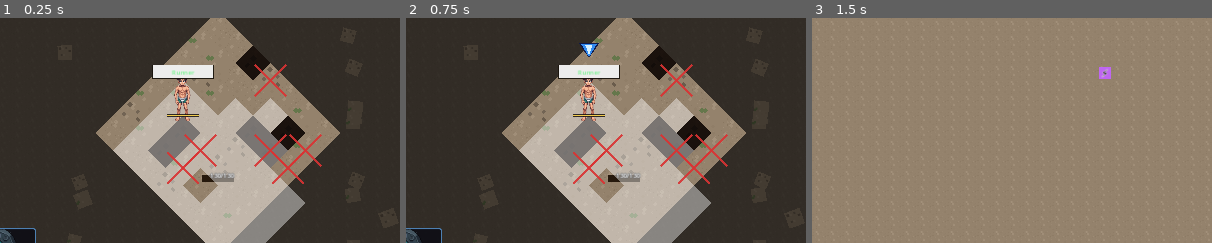
Above: before the commit, frames 1-3 (left to right).
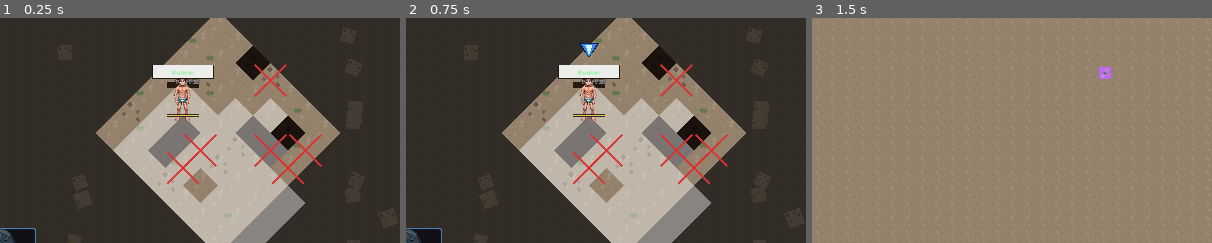
Above: after the commit, the same moments.

Repository: AhmiDarrow/FallenEarth
Game: Godot game, scene res://scenes/TacticalCombat.tscn
Two runs of this game, one before a commit and one after it. Both use one fixed random seed, a clock stepped at 60 frames per second and the inputs below. This scene is started directly instead of the project's main scene.
Inputs:
- Up to frame 1 (0.25 s): no input
- Up to frame 2 (0.75 s): click "End Turn" at 0.5 s
- Up to frame 3 (1.5 s): click "Retreat" at 1.25 s
The pictures show only the part of the screen within x 23-73%, y 24-74%; the shares and areas given below are measured in that part.

The runs differ from the first frame. In frame 1, 0.5% of the frame differs, in the area x 41-59%, y 27-73%; in frame 2, 0.5%; in frame 3, nothing differs.

Commit message:
fix(battle): v0.10.8 iso HP-bar positioning + combat popup iso coords
- CombatFeedback.setup_hp_bars: HP bars now use isometric
  positioning (iso_x, iso_y) instead of square-grid coords.
  Removed the stale half-grid offset that assumed flat layout.
- TacticalCombat._ready: CombatFeedback.position set to
  vp_center + _grid._grid_layer.position so HP bars share the
  grid's coordinate frame, aligning with the isometric cell
  centers.
- TacticalCombat._spawn_combat_popup: popups now use
  _grid.cell_to_iso() + grid_layer position instead of the
  hardcoded square-grid math (640/360 + CELL_SIZE steps).

Diff:
--- a/scripts/CombatFeedback.gd
+++ b/scripts/CombatFeedback.gd
@@ -40,13 +40,10 @@
 	add_child(_kill_label)
 
 
-func setup_hp_bars(units: Array[Dictionary], grid_size: int = 7, cell_size: float = 24.0) -> void:
+func setup_hp_bars(units: Array[Dictionary], grid_size: int = 7, cell_size: float = 56.0) -> void:
 	_grid_size = grid_size
 	_cell_size = cell_size
 	_clear_hp_bars()
-	# Match BattleGridView's _unit_layer.position = -total * 0.5 so
-	# bars align with the units' on-grid pixel positions.
-	var half: float = float(_grid_size) * _cell_size * 0.5
 	for unit in units:
 		var uid: String = str(unit.get("id", ""))
 		if uid.is_empty():
@@ -56,11 +53,11 @@
 		var hp: int = int(unit.get("hp", 0))
 		var max_hp: int = int(unit.get("max_hp", hp))
 		bar.setup(uid, team, hp, max_hp)
-		var pos: Vector2 = unit.get("pos", Vector2.ZERO)
-		bar.position = Vector2(
-			pos.x * _cell_size + _cell_size * 0.5 - half,
-			pos.y * _cell_size - half - 14
-		)
+		var pos: Vector2i = unit.get("pos", Vector2i.ZERO)
+		# v0.10.8: isometric positioning (same as BattleGridView + BattleUnit).
+		var iso_x: float = float(pos.x - pos.y) * _cell_size * 0.5
+		var iso_y: float = float(pos.x + pos.y) * _cell_size * 0.25
+		bar.position = Vector2(iso_x, iso_y - 24)
 		add_child(bar)
 		_hp_bars[uid] = bar
 
--- a/scripts/TacticalCombat.gd
+++ b/scripts/TacticalCombat.gd
@@ -96,6 +96,12 @@
 	encounter_for_grid["units"] = []
 	encounter_for_grid = _grid.build_terrain_for_encounter(encounter_for_grid)
 	_grid.configure(encounter_for_grid)
+
+	# v0.10.8: CombatFeedback shares the grid_layer's offset so HP
+	# bars align with the isometric cell centers (not square-grid
+	# coordinates from the 40px era).
+	if _feedback != null and _grid._grid_layer != null:
+		_feedback.position = vp_center + _grid._grid_layer.position
 
 	_combat = CombatMgr.new()
 	_combat.setup_from_encounter(_encounter)
@@ -770,13 +776,10 @@
 	var popup: Control = CombatPopupScript.new()
 	popup.name = "Popup_%s" % kind
 	$HUDLayer.add_child(popup)
-	# Convert grid cell to screen position (grid is centered at 640,360).
-	var half_grid: float = float(_grid_size) * BattleGridViewScript.CELL_SIZE * 0.5
-	var grid_tl: Vector2 = Vector2(640, 360) - Vector2(half_grid, half_grid)
-	var world_pos: Vector2 = grid_tl + Vector2(
-		target_cell.x * BattleGridViewScript.CELL_SIZE + BattleGridViewScript.CELL_SIZE * 0.5,
-		target_cell.y * BattleGridViewScript.CELL_SIZE + BattleGridViewScript.CELL_SIZE * 0.5,
-	)
+	# Convert grid cell to iso screen position (grid is centered at vp_center).
+	var vp_center: Vector2 = get_viewport_rect().size * 0.5
+	var iso: Vector2 = _grid.cell_to_iso(target_cell.x, target_cell.y)
+	var world_pos: Vector2 = vp_center + iso + _grid._grid_layer.position
 	popup.show_popup(kind, world_pos)
 
 
